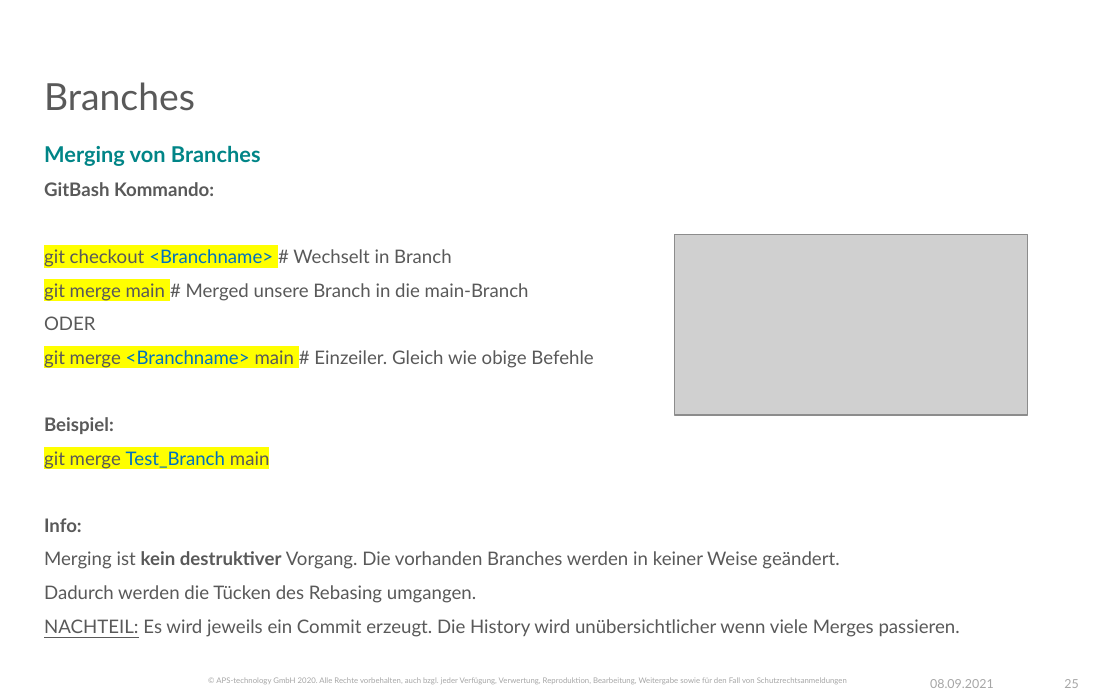
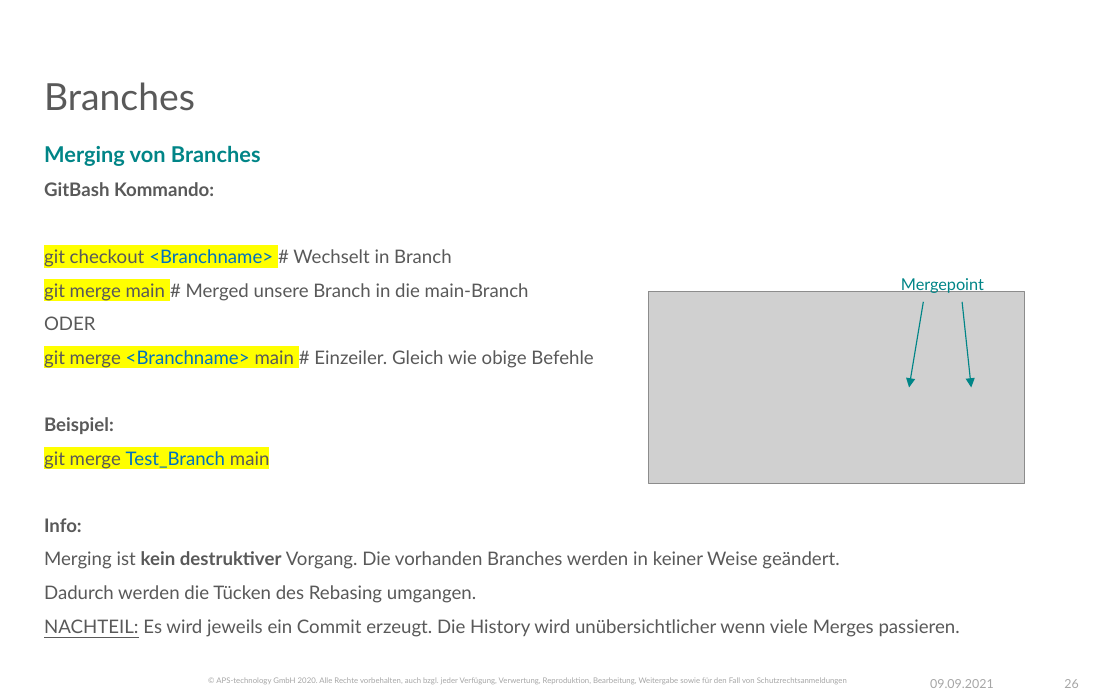
Before and after one commit to daltdoerfer/HOW-TO-GIT, a slide deck: slide 26 of HOW-TO Git.pptx (slide 25 before the commit). Drawn at 1120x700 pixels with LibreOffice and Linux fonts; fonts in the diff are those of the drawing; grey boxes stand for pictures; background and template pictures are left out. Boxes give left, top, right and bottom in pixels: in the first picture for what was removed or moved away, otherwise in the second. Text is boxed around its words. In the diff, an @@ line names an element or a change of style, - is before the commit and + after.

```diff
--- a/HOW-TO Git.pptx
+++ b/HOW-TO Git.pptx
@@ picture: place and size @@
-picture at (675,234,1028,414)
+picture at (648,291,1024,484)
@@ text added at (901,278,984,294), 10.5 pt, text #008587 @@
+Mergepoint
@@ arrow added from (923, 301) to (909, 388), #008587 0.75 pt @@
@@ arrow added from (962, 301) to (971, 388), #008587 0.75 pt @@
@@ text at (930,679,994,688): text changed @@
-08.09.2021
+09.09.2021
@@ page number at (1064,679,1078,688): text changed @@
-25
+26
```
Also in this commit, not shown: 34 other slides changed, 1 slide added.
